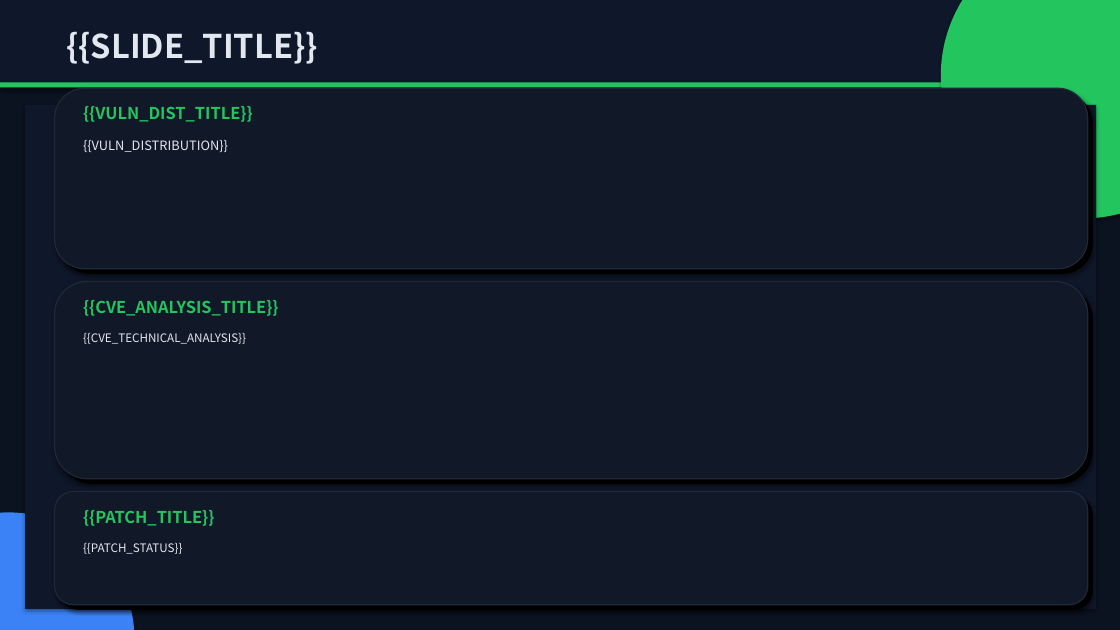
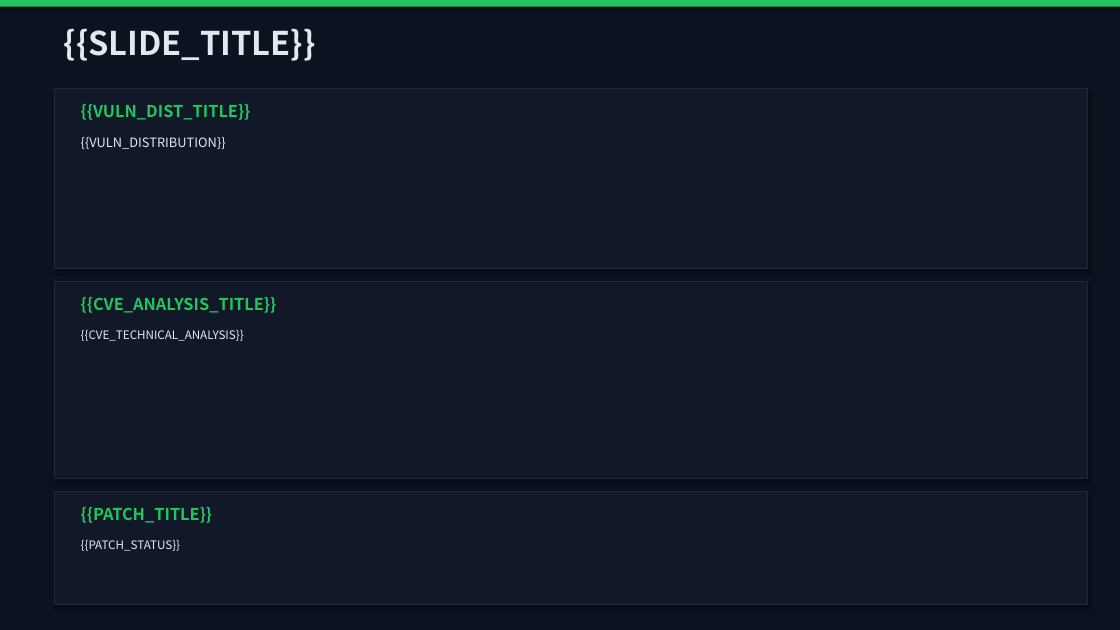
Before and after one commit to Xupai2022/report-generation, a slide deck: slide 6 of mss_ai_ppt_sample_assets/backend/data/templates/mss_technical_v2.pptx. Drawn at 1120x630 pixels with LibreOffice and Linux fonts; fonts in the diff are those of the drawing. Boxes give left, top, right and bottom in pixels: in the first picture for what was removed or moved away, otherwise in the second. Text is boxed around its words. In the diff, an @@ line names an element or a change of style, - is before the commit and + after.

```diff
--- a/mss_ai_ppt_sample_assets/backend/data/templates/mss_technical_v2.pptx
+++ b/mss_ai_ppt_sample_assets/backend/data/templates/mss_technical_v2.pptx
@@ rectangle resized from (x1=0, y1=0, x2=1120, y2=88) to (x1=0, y1=0, x2=1120, y2=7) @@
@@ rectangle at (x1=0, y1=0, x2=1120, y2=7): fill #0F172A to #22C55E @@
@@ ellipse removed at (x1=941, y1=0, x2=1120, y2=218) @@
@@ rectangle removed at (x1=0, y1=82, x2=1120, y2=87) @@
@@ rectangle at (x1=55, y1=88, x2=1088, y2=269): rounded rectangle to rectangle @@
@@ rounded rectangle removed at (x1=60, y1=93, x2=1093, y2=274) @@
@@ rectangle resized from (x1=25, y1=105, x2=1096, y2=609) to (x1=55, y1=281, x2=1088, y2=479) @@
@@ rectangle at (x1=55, y1=281, x2=1088, y2=479): fill #0F172A to #111827; outline none to #1F2937 1 pt @@
@@ rounded rectangle removed at (x1=55, y1=281, x2=1088, y2=479) @@
@@ rounded rectangle removed at (x1=60, y1=287, x2=1093, y2=484) @@
@@ text "{{CVE_TECHNICAL_ANALYSIS}}" moved from (x1=83, y1=333, x2=246, y2=344) to (x1=81, y1=329, x2=244, y2=341) @@
@@ rectangle at (x1=55, y1=492, x2=1088, y2=605): rounded rectangle to rectangle @@
@@ rounded rectangle removed at (x1=60, y1=497, x2=1093, y2=610) @@
@@ ellipse removed at (x1=0, y1=513, x2=134, y2=630) @@
@@ text "{{PATCH_STATUS}}" moved from (x1=83, y1=543, x2=182, y2=554) to (x1=81, y1=539, x2=180, y2=551) @@
```
Also in this commit, not shown: 9 other slides changed, 5 other files.
